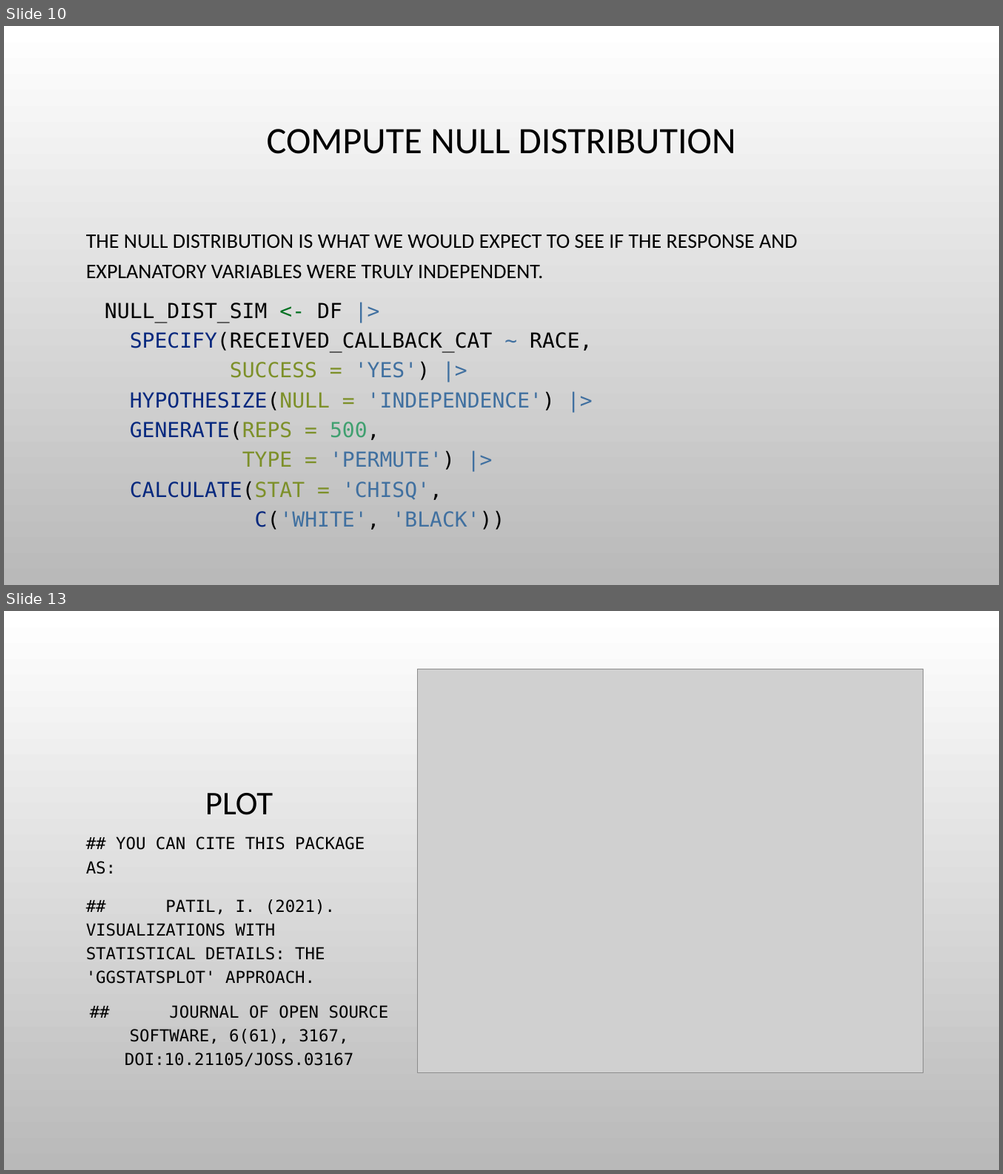
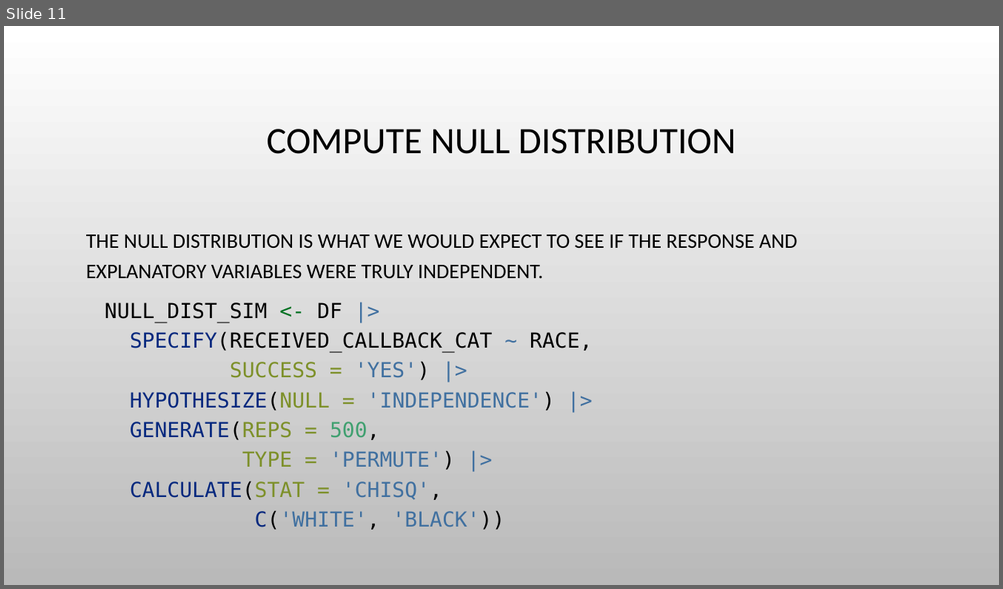
Before and after one commit to himalayahall/CUNY-DATA606, a slide deck: Project/Hakim-Project.pptx. Shown one above the other, each under a label of ours: slides 10 and 13 before the commit, slide 11 after it; the slides between them are not shown. The pictures are 1003x1174 and 1003x589 pixels, drawn with LibreOffice and Linux fonts; fonts in the diff are those of the drawing; grey boxes stand for pictures; background and template pictures are left out. Boxes give left, top, right and bottom in pixels: in the first picture for what was removed or moved away, otherwise in the second. Text is boxed around its words. In the diff, an @@ line names an element or a change of style, - is before the commit and + after.

```diff
--- a/Project/Hakim-Project.pptx
+++ b/Project/Hakim-Project.pptx
@@ slide 13 removed at (4,611,999,1170), background picture (left out) @@
@@ picture removed at (418,669,923,1073) @@
@@ title removed at (205,793,273,815) @@
-PLOT
@@ text removed at (86,837,389,1067) @@
-## YOU CAN CITE THIS PACKAGE AS:
-## PATIL, I. (2021). VISUALIZATIONS WITH STATISTICAL DETAILS: THE 'GGSTATSPLOT' APPROACH.
-## JOURNAL OF OPEN SOURCE SOFTWARE, 6(61), 3167, DOI:10.21105/JOSS.03167
@@ what was slide 10 is now slide 11 @@
```
Also in this commit, not shown: 7 slides changed, 6 slides added, 2 other slides removed, 1 other file.
